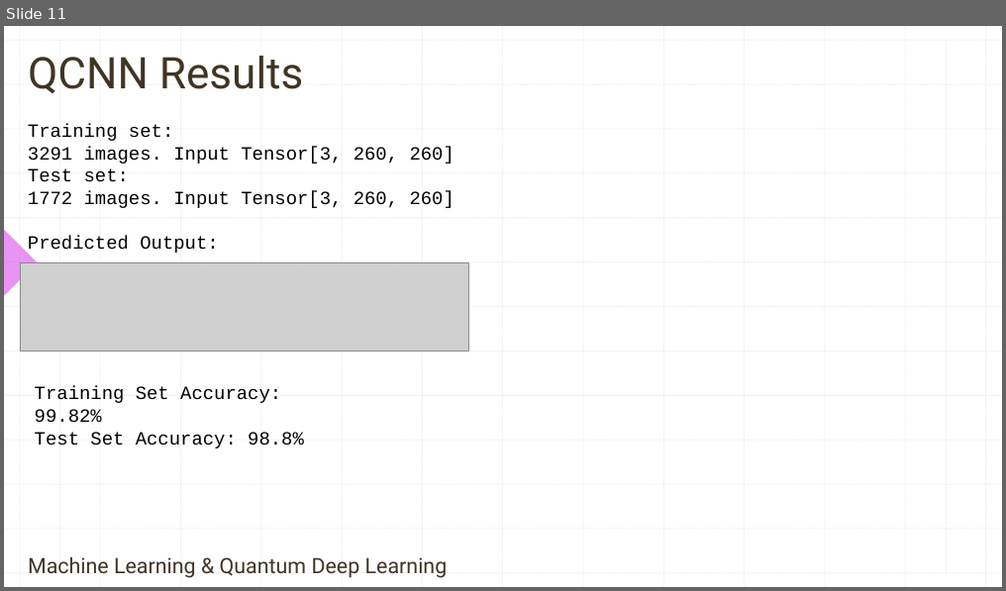
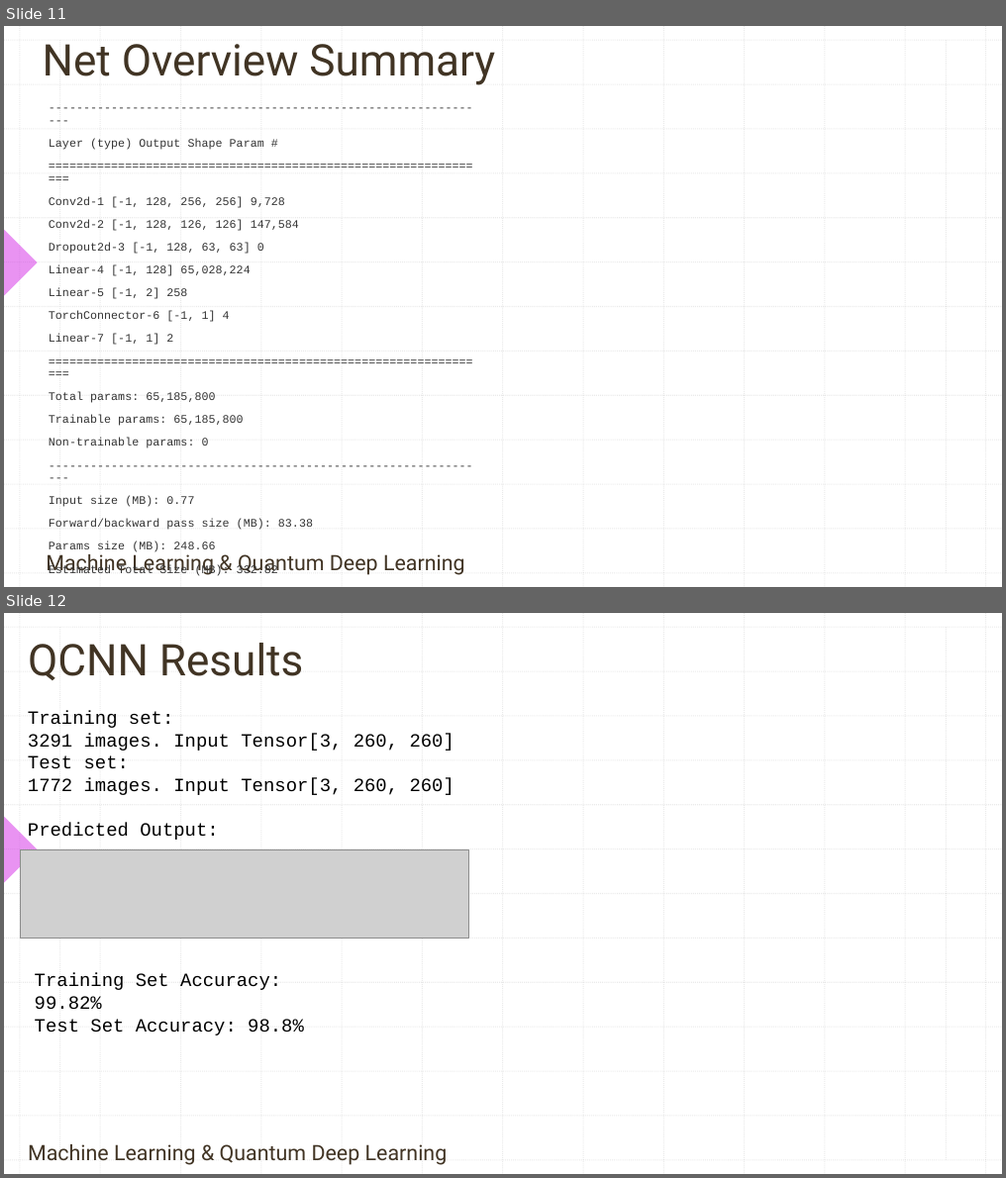
Before and after one commit to contepablod/QCNNCancerBinaryClassifier, a slide deck: QCNNCancerClassifier.pptx. Shown one above the other, each under a label of ours: slide 11 before the commit, slides 11 and 12 after it. The pictures are 1006x591 and 1006x1178 pixels, drawn with LibreOffice and Linux fonts; fonts in the diff are those of the drawing; grey boxes stand for pictures; background and template pictures are left out. Boxes give left, top, right and bottom in pixels: in the first picture for what was removed or moved away, otherwise in the second. Text is boxed around its words. In the diff, an @@ line names an element or a change of style, - is before the commit and + after.

```diff
--- a/QCNNCancerClassifier.pptx
+++ b/QCNNCancerClassifier.pptx
@@ slide 11 added at (4, 26, 1002, 587), background picture (left out); not listed: 29 template elements that a slide beside it also shows @@
@@ title added at (43, 44, 495, 85), 42 pt, text #413424 @@
+Net Overview Summary
@@ text added at (49, 139, 313, 553), 11.1 pt, text #333333 @@
+----------------------------------------------------------------
+Layer (type) Output Shape Param #
+================================================================
+Conv2d-1 [-1, 128, 256, 256] 9,728
+Conv2d-2 [-1, 128, 126, 126] 147,584
+Dropout2d-3 [-1, 128, 63, 63] 0
+Linear-4 [-1, 128] 65,028,224
+Linear-5 [-1, 2] 258
+TorchConnector-6 [-1, 1] 4
+Linear-7 [-1, 1] 2
+================================================================
+Total params: 65,185,800
+Trainable params: 65,185,800
+Non-trainable params: 0
+----------------------------------------------------------------
+Input size (MB): 0.77
+Forward/backward pass size (MB): 83.38
+Params size (MB): 248.66
+Estimated Total Size (MB): 332.82
@@ text added at (46, 551, 465, 576), 20.4 pt, text #413424 @@
+Machine Learning & Quantum Deep Learning
@@ what was slide 11 is now slide 12 @@
```
Also in this commit, not shown: 4 slides changed, 1 other file.
